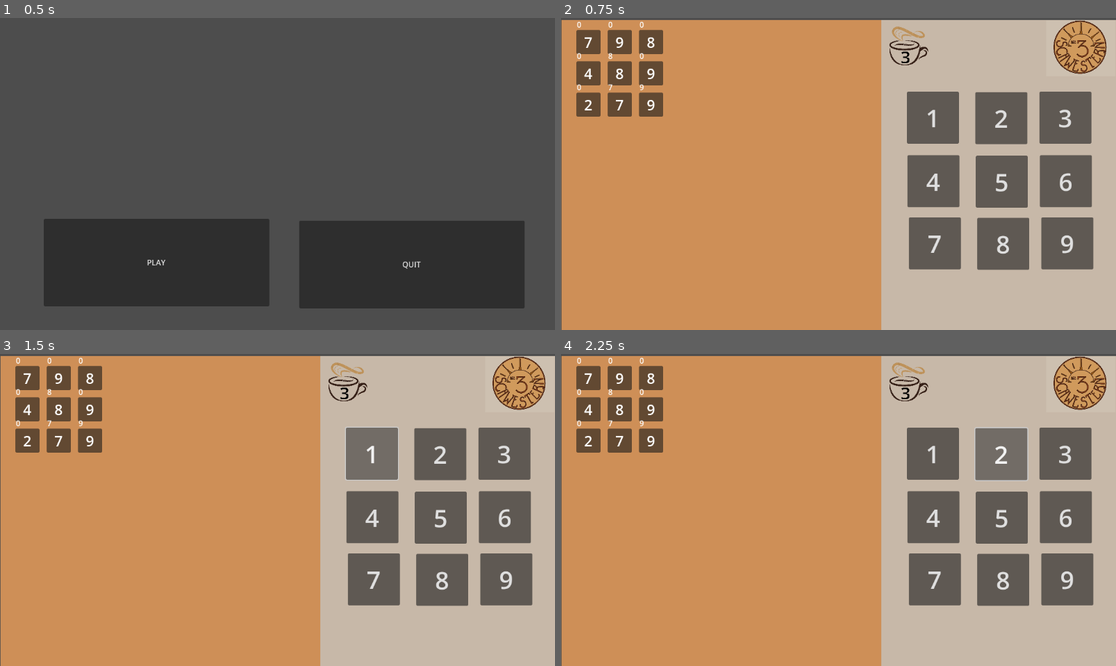
Above: before the commit, frames 1-4 (two rows, left to right).
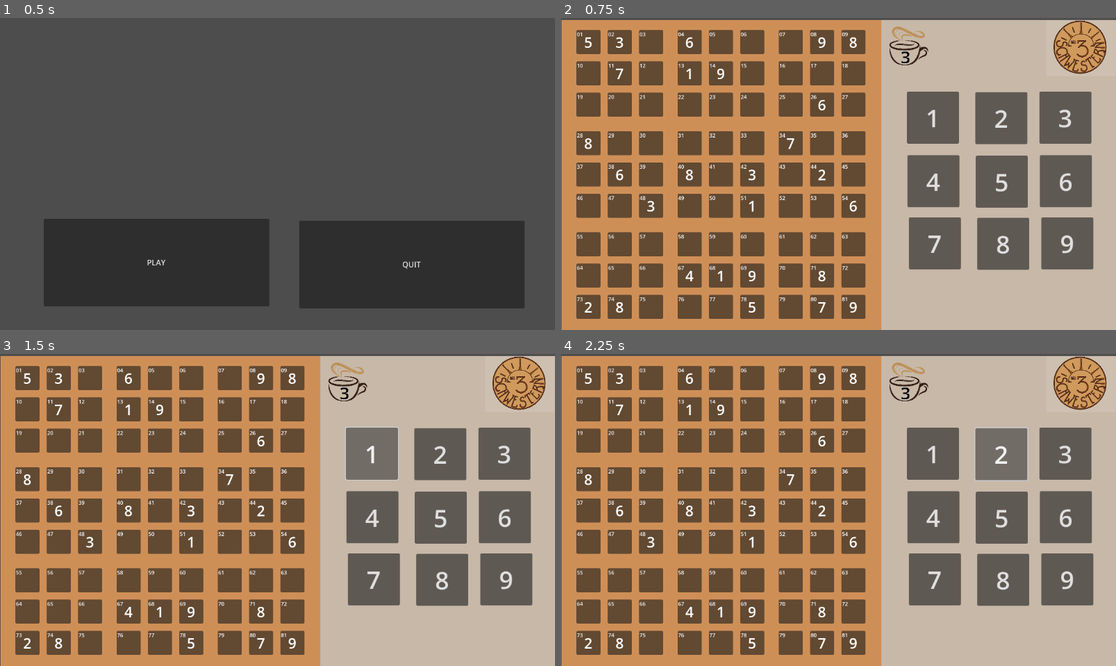
Above: after the commit, the same moments.

Repository: BorkerBrother/Sudoku
Game: Godot game, scene res://main.tscn
The game is run twice, just before and just after one commit, with the same random seed, the same clock (stepped at 60 frames per second) and the same inputs.
Inputs:
- Up to frame 1 (0.5 s): no input
- Up to frame 2 (0.75 s): click "PLAY" at 0.5 s
- Up to frame 3 (1.5 s): click "1" at 1.25 s
- Up to frame 4 (2.25 s): click "2" at 2 s

Frame 1 is identical in both runs. In frame 2, 25% of the frame differs, in the area x 2-55%, y 1-97%; in frame 3, 25%; in frame 4, 25%.

Commit message:
Check Row

Diff:
--- a/Button_Sudoku.gd
+++ b/Button_Sudoku.gd
@@ -21,29 +21,36 @@
 
 	key = Global.key
 
+
+	var button = self.name
+
 	if self.text > "0":
 		print("already set")
 	else:
+		if is_CoordinateProofed(button,key):
 		# ÜBERPRÜFE SUDOKU WERTE FUNKTION
-		self.text = str(key)
+			self.text = str(key)
 
 func set_numbers():
 
 	var gridContainer = $"/root/World/HBoxContainer/VBoxContainer/Quadranten"
 	# // Get Buttons
 	var quadranten = gridContainer.get_children()
+
+	var square1 = ["01","02","03","10","11","12","19","20","21"]
+
+
 	# Quadranten 0-9
+	print("Buttons:")
 	for i in range(0,9):
 		#Buttons 0-9
-		var quadrant = quadranten[0]
-
+		var quadrant = quadranten[i]
 		for j in range (0,9):
 			#PRINT Values
 			var button = quadrant.get_child(j)
-
-
-
-			button.get_node("Label").text = str(Global.sudoku_key[i][j])
+			#button.name = str(Global.sudoku_key[i][j])
+			print(button.name)
+			button.get_node("Label").text = str(button.name)
 
 
 			if Global.sudoku_key[i][j] > "0" :
@@ -52,7 +59,7 @@
 
 #LADE SUDOKU
 func load_sudoku():
-
+	print("Load Sudoku:")
 		# Sudoku-Array initialisieren
 	for i in range(9):
 		var row = []
@@ -78,11 +85,21 @@
 					#print(Global.sudoku_key)
 					break
 
-func is_CoordinateProofed():
+func is_CoordinateProofed(button,key):
 	#schreibe werte in array
 	# if set give back set in row- line or quad
 
-	#Row
+	var y = 0
+	var row1 = ["01","02","03","04","05","06","07","08","09"]
+
+	if row1.has(button):
+		y=0
+
+
+	#Check Row
 	for i in range(0,9):
-		Global.sudoku_key
-	var test=0
+		if Global.sudoku_key[y][i] == str(key):
+			print("Alreday set in Row")
+			return false
+	#test.text ="1"
+	return true
--- a/grid_button.tscn
+++ b/grid_button.tscn
@@ -18,7 +18,9 @@
 [node name="Label" type="Label" parent="."]
 layout_mode = 0
 offset_left = 1.0
-offset_top = -23.0
+offset_top = 1.0
 offset_right = 49.0
+offset_bottom = 24.0
+theme_override_font_sizes/font_size = 11
 
 [connection signal="pressed" from="." to="." method="_on_pressed"]
--- a/world.tscn
+++ b/world.tscn
@@ -142,31 +142,295 @@
 theme_override_constants/v_separation = 15
 columns = 3
 
-[node name="Control" parent="HBoxContainer/VBoxContainer/Quadranten/Quadrant1" instance=ExtResource("11_qgs1k")]
-layout_mode = 2
-
-[node name="Control2" parent="HBoxContainer/VBoxContainer/Quadranten/Quadrant1" instance=ExtResource("11_qgs1k")]
-layout_mode = 2
-
-[node name="Control3" parent="HBoxContainer/VBoxContainer/Quadranten/Quadrant1" instance=ExtResource("11_qgs1k")]
-layout_mode = 2
-
-[node name="Control4" parent="HBoxContainer/VBoxContainer/Quadranten/Quadrant1" instance=ExtResource("11_qgs1k")]
-layout_mode = 2
-
-[node name="Control5" parent="HBoxContainer/VBoxContainer/Quadranten/Quadrant1" instance=ExtResource("11_qgs1k")]
-layout_mode = 2
-
-[node name="Control6" parent="HBoxContainer/VBoxContainer/Quadranten/Quadrant1" instance=ExtResource("11_qgs1k")]
-layout_mode = 2
-
-[node name="Control7" parent="HBoxContainer/VBoxContainer/Quadranten/Quadrant1" instance=ExtResource("11_qgs1k")]
-layout_mode = 2
-
-[node name="Control8" parent="HBoxContainer/VBoxContainer/Quadranten/Quadrant1" instance=ExtResource("11_qgs1k")]
-layout_mode = 2
-
-[node name="Control9" parent="HBoxContainer/VBoxContainer/Quadranten/Quadrant1" instance=ExtResource("11_qgs1k")]
+[node name="01" parent="HBoxContainer/VBoxContainer/Quadranten/Quadrant1" instance=ExtResource("11_qgs1k")]
+layout_mode = 2
+
+[node name="02" parent="HBoxContainer/VBoxContainer/Quadranten/Quadrant1" instance=ExtResource("11_qgs1k")]
+layout_mode = 2
+
+[node name="03" parent="HBoxContainer/VBoxContainer/Quadranten/Quadrant1" instance=ExtResource("11_qgs1k")]
+layout_mode = 2
+
+[node name="10" parent="HBoxContainer/VBoxContainer/Quadranten/Quadrant1" instance=ExtResource("11_qgs1k")]
+layout_mode = 2
+
+[node name="11" parent="HBoxContainer/VBoxContainer/Quadranten/Quadrant1" instance=ExtResource("11_qgs1k")]
+layout_mode = 2
+
+[node name="12" parent="HBoxContainer/VBoxContainer/Quadranten/Quadrant1" instance=ExtResource("11_qgs1k")]
+layout_mode = 2
+
+[node name="19" parent="HBoxContainer/VBoxContainer/Quadranten/Quadrant1" instance=ExtResource("11_qgs1k")]
+layout_mode = 2
+
+[node name="20" parent="HBoxContainer/VBoxContainer/Quadranten/Quadrant1" instance=ExtResource("11_qgs1k")]
+layout_mode = 2
+
+[node name="21" parent="HBoxContainer/VBoxContainer/Quadranten/Quadrant1" instance=ExtResource("11_qgs1k")]
+layout_mode = 2
+
+[node name="Quadrant2" type="GridContainer" parent="HBoxContainer/VBoxContainer/Quadranten"]
+layout_mode = 2
+theme_override_constants/h_separation = 15
+theme_override_constants/v_separation = 15
+columns = 3
+
+[node name="04" parent="HBoxContainer/VBoxContainer/Quadranten/Quadrant2" instance=ExtResource("11_qgs1k")]
+layout_mode = 2
+
+[node name="05" parent="HBoxContainer/VBoxContainer/Quadranten/Quadrant2" instance=ExtResource("11_qgs1k")]
+layout_mode = 2
+
+[node name="06" parent="HBoxContainer/VBoxContainer/Quadranten/Quadrant2" instance=ExtResource("11_qgs1k")]
+layout_mode = 2
+
+[node name="13" parent="HBoxContainer/VBoxContainer/Quadranten/Quadrant2" instance=ExtResource("11_qgs1k")]
+layout_mode = 2
+
+[node name="14" parent="HBoxContainer/VBoxContainer/Quadranten/Quadrant2" instance=ExtResource("11_qgs1k")]
+layout_mode = 2
+
+[node name="15" parent="HBoxContainer/VBoxContainer/Quadranten/Quadrant2" instance=ExtResource("11_qgs1k")]
+layout_mode = 2
+
+[node name="22" parent="HBoxContainer/VBoxContainer/Quadranten/Quadrant2" instance=ExtResource("11_qgs1k")]
+layout_mode = 2
+
+[node name="23" parent="HBoxContainer/VBoxContainer/Quadranten/Quadrant2" instance=ExtResource("11_qgs1k")]
+layout_mode = 2
+
+[node name="24" parent="HBoxContainer/VBoxContainer/Quadranten/Quadrant2" instance=ExtResource("11_qgs1k")]
+layout_mode = 2
+
+[node name="Quadrant3" type="GridContainer" parent="HBoxContainer/VBoxContainer/Quadranten"]
+layout_mode = 2
+theme_override_constants/h_separation = 15
+theme_override_constants/v_separation = 15
+columns = 3
+
+[node name="07" parent="HBoxContainer/VBoxContainer/Quadranten/Quadrant3" instance=ExtResource("11_qgs1k")]
+layout_mode = 2
+
+[node name="08" parent="HBoxContainer/VBoxContainer/Quadranten/Quadrant3" instance=ExtResource("11_qgs1k")]
+layout_mode = 2
+
+[node name="09" parent="HBoxContainer/VBoxContainer/Quadranten/Quadrant3" instance=ExtResource("11_qgs1k")]
+layout_mode = 2
+
+[node name="16" parent="HBoxContainer/VBoxContainer/Quadranten/Quadrant3" instance=ExtResource("11_qgs1k")]
+layout_mode = 2
+
+[node name="17" parent="HBoxContainer/VBoxContainer/Quadranten/Quadrant3" instance=ExtResource("11_qgs1k")]
+layout_mode = 2
+
+[node name="18" parent="HBoxContainer/VBoxContainer/Quadranten/Quadrant3" instance=ExtResource("11_qgs1k")]
+layout_mode = 2
+
+[node name="25" parent="HBoxContainer/VBoxContainer/Quadranten/Quadrant3" instance=ExtResource("11_qgs1k")]
+layout_mode = 2
+
+[node name="26" parent="HBoxContainer/VBoxContainer/Quadranten/Quadrant3" instance=ExtResource("11_qgs1k")]
+layout_mode = 2
+
+[node name="27" parent="HBoxContainer/VBoxContainer/Quadranten/Quadrant3" instance=ExtResource("11_qgs1k")]
+layout_mode = 2
+
+[node name="Quadrant4" type="GridContainer" parent="HBoxContainer/VBoxContainer/Quadranten"]
+layout_mode = 2
+theme_override_constants/h_separation = 15
+theme_override_constants/v_separation = 15
+columns = 3
+
+[node name="28" parent="HBoxContainer/VBoxContainer/Quadranten/Quadrant4" instance=ExtResource("11_qgs1k")]
+layout_mode = 2
+
+[node name="29" parent="HBoxContainer/VBoxContainer/Quadranten/Quadrant4" instance=ExtResource("11_qgs1k")]
+layout_mode = 2
+
+[node name="30" parent="HBoxContainer/VBoxContainer/Quadranten/Quadrant4" instance=ExtResource("11_qgs1k")]
+layout_mode = 2
+
+[node name="37" parent="HBoxContainer/VBoxContainer/Quadranten/Quadrant4" instance=ExtResource("11_qgs1k")]
+layout_mode = 2
+
+[node name="38" parent="HBoxContainer/VBoxContainer/Quadranten/Quadrant4" instance=ExtResource("11_qgs1k")]
+layout_mode = 2
+
+[node name="39" parent="HBoxContainer/VBoxContainer/Quadranten/Quadrant4" instance=ExtResource("11_qgs1k")]
+layout_mode = 2
+
+[node name="46" parent="HBoxContainer/VBoxContainer/Quadranten/Quadrant4" instance=ExtResource("11_qgs1k")]
+layout_mode = 2
+
+[node name="47" parent="HBoxContainer/VBoxContainer/Quadranten/Quadrant4" instance=ExtResource("11_qgs1k")]
+layout_mode = 2
+
+[node name="48" parent="HBoxContainer/VBoxContainer/Quadranten/Quadrant4" instance=ExtResource("11_qgs1k")]
+layout_mode = 2
+
+[node name="Quadrant5" type="GridContainer" parent="HBoxContainer/VBoxContainer/Quadranten"]
+layout_mode = 2
+theme_override_constants/h_separation = 15
+theme_override_constants/v_separation = 15
+columns = 3
+
+[node name="31" parent="HBoxContainer/VBoxContainer/Quadranten/Quadrant5" instance=ExtResource("11_qgs1k")]
+layout_mode = 2
+
+[node name="32" parent="HBoxContainer/VBoxContainer/Quadranten/Quadrant5" instance=ExtResource("11_qgs1k")]
+layout_mode = 2
+
+[node name="33" parent="HBoxContainer/VBoxContainer/Quadranten/Quadrant5" instance=ExtResource("11_qgs1k")]
+layout_mode = 2
+
+[node name="40" parent="HBoxContainer/VBoxContainer/Quadranten/Quadrant5" instance=ExtResource("11_qgs1k")]
+layout_mode = 2
+
+[node name="41" parent="HBoxContainer/VBoxContainer/Quadranten/Quadrant5" instance=ExtResource("11_qgs1k")]
+layout_mode = 2
+
+[node name="42" parent="HBoxContainer/VBoxContainer/Quadranten/Quadrant5" instance=ExtResource("11_qgs1k")]
+layout_mode = 2
+
+[node name="49" parent="HBoxContainer/VBoxContainer/Quadranten/Quadrant5" instance=ExtResource("11_qgs1k")]
+layout_mode = 2
+
+[node name="50" parent="HBoxContainer/VBoxContainer/Quadranten/Quadrant5" instance=ExtResource("11_qgs1k")]
+layout_mode = 2
+
+[node name="51" parent="HBoxContainer/VBoxContainer/Quadranten/Quadrant5" instance=ExtResource("11_qgs1k")]
+layout_mode = 2
+
+[node name="Quadrant6" type="GridContainer" parent="HBoxContainer/VBoxContainer/Quadranten"]
+layout_mode = 2
+theme_override_constants/h_separation = 15
+theme_override_constants/v_separation = 15
+columns = 3
+
+[node name="34" parent="HBoxContainer/VBoxContainer/Quadranten/Quadrant6" instance=ExtResource("11_qgs1k")]
+layout_mode = 2
+
+[node name="35" parent="HBoxContainer/VBoxContainer/Quadranten/Quadrant6" instance=ExtResource("11_qgs1k")]
+layout_mode = 2
+
+[node name="36" parent="HBoxContainer/VBoxContainer/Quadranten/Quadrant6" instance=ExtResource("11_qgs1k")]
+layout_mode = 2
+
+[node name="43" parent="HBoxContainer/VBoxContainer/Quadranten/Quadrant6" instance=ExtResource("11_qgs1k")]
+layout_mode = 2
+
+[node name="44" parent="HBoxContainer/VBoxContainer/Quadranten/Quadrant6" instance=ExtResource("11_qgs1k")]
+layout_mode = 2
+
+[node name="45" parent="HBoxContainer/VBoxContainer/Quadranten/Quadrant6" instance=ExtResource("11_qgs1k")]
+layout_mode = 2
+
+[node name="52" parent="HBoxContainer/VBoxContainer/Quadranten/Quadrant6" instance=ExtResource("11_qgs1k")]
+layout_mode = 2
+
+[node name="53" parent="HBoxContainer/VBoxContainer/Quadranten/Quadrant6" instance=ExtResource("11_qgs1k")]
+layout_mode = 2
+
+[node name="54" parent="HBoxContainer/VBoxContainer/Quadranten/Quadrant6" instance=ExtResource("11_qgs1k")]
+layout_mode = 2
+
+[node name="Quadrant7" type="GridContainer" parent="HBoxContainer/VBoxContainer/Quadranten"]
+layout_mode = 2
+theme_override_constants/h_separation = 15
+theme_override_constants/v_separation = 15
+columns = 3
+
+[node name="55" parent="HBoxContainer/VBoxContainer/Quadranten/Quadrant7" instance=ExtResource("11_qgs1k")]
+layout_mode = 2
+
+[node name="56" parent="HBoxContainer/VBoxContainer/Quadranten/Quadrant7" instance=ExtResource("11_qgs1k")]
+layout_mode = 2
+
+[node name="57" parent="HBoxContainer/VBoxContainer/Quadranten/Quadrant7" instance=ExtResource("11_qgs1k")]
+layout_mode = 2
+
+[node name="64" parent="HBoxContainer/VBoxContainer/Quadranten/Quadrant7" instance=ExtResource("11_qgs1k")]
+layout_mode = 2
+
+[node name="65" parent="HBoxContainer/VBoxContainer/Quadranten/Quadrant7" instance=ExtResource("11_qgs1k")]
+layout_mode = 2
+
+[node name="66" parent="HBoxContainer/VBoxContainer/Quadranten/Quadrant7" instance=ExtResource("11_qgs1k")]
+layout_mode = 2
+
+[node name="73" parent="HBoxContainer/VBoxContainer/Quadranten/Quadrant7" instance=ExtResource("11_qgs1k")]
+layout_mode = 2
+
+[node name="74" parent="HBoxContainer/VBoxContainer/Quadranten/Quadrant7" instance=ExtResource("11_qgs1k")]
+layout_mode = 2
+
+[node name="75" parent="HBoxContainer/VBoxContainer/Quadranten/Quadrant7" instance=ExtResource("11_qgs1k")]
+layout_mode = 2
+
+[node name="Quadrant8" type="GridContainer" parent="HBoxContainer/VBoxContainer/Quadranten"]
+layout_mode = 2
+theme_override_constants/h_separation = 15
+theme_override_constants/v_separation = 15
+columns = 3
+
+[node name="58" parent="HBoxContainer/VBoxContainer/Quadranten/Quadrant8" instance=ExtResource("11_qgs1k")]
+layout_mode = 2
+
+[node name="59" parent="HBoxContainer/VBoxContainer/Quadranten/Quadrant8" instance=ExtResource("11_qgs1k")]
+layout_mode = 2
+
+[node name="60" parent="HBoxContainer/VBoxContainer/Quadranten/Quadrant8" instance=ExtResource("11_qgs1k")]
+layout_mode = 2
+
+[node name="67" parent="HBoxContainer/VBoxContainer/Quadranten/Quadrant8" instance=ExtResource("11_qgs1k")]
+layout_mode = 2
+
+[node name="68" parent="HBoxContainer/VBoxContainer/Quadranten/Quadrant8" instance=ExtResource("11_qgs1k")]
+layout_mode = 2
+
+[node name="69" parent="HBoxContainer/VBoxContainer/Quadranten/Quadrant8" instance=ExtResource("11_qgs1k")]
+layout_mode = 2
+
+[node name="76" parent="HBoxContainer/VBoxContainer/Quadranten/Quadrant8" instance=ExtResource("11_qgs1k")]
+layout_mode = 2
+
+[node name="77" parent="HBoxContainer/VBoxContainer/Quadranten/Quadrant8" instance=ExtResource("11_qgs1k")]
+layout_mode = 2
+
+[node name="78" parent="HBoxContainer/VBoxContainer/Quadranten/Quadrant8" instance=ExtResource("11_qgs1k")]
+layout_mode = 2
+
+[node name="Quadrant9" type="GridContainer" parent="HBoxContainer/VBoxContainer/Quadranten"]
+layout_mode = 2
+theme_override_constants/h_separation = 15
+theme_override_constants/v_separation = 15
+columns = 3
+
+[node name="61" parent="HBoxContainer/VBoxContainer/Quadranten/Quadrant9" instance=ExtResource("11_qgs1k")]
+layout_mode = 2
+
+[node name="62" parent="HBoxContainer/VBoxContainer/Quadranten/Quadrant9" instance=ExtResource("11_qgs1k")]
+layout_mode = 2
+
+[node name="63" parent="HBoxContainer/VBoxContainer/Quadranten/Quadrant9" instance=ExtResource("11_qgs1k")]
+layout_mode = 2
+
+[node name="70" parent="HBoxContainer/VBoxContainer/Quadranten/Quadrant9" instance=ExtResource("11_qgs1k")]
+layout_mode = 2
+
+[node name="71" parent="HBoxContainer/VBoxContainer/Quadranten/Quadrant9" instance=ExtResource("11_qgs1k")]
+layout_mode = 2
+
+[node name="72" parent="HBoxContainer/VBoxContainer/Quadranten/Quadrant9" instance=ExtResource("11_qgs1k")]
+layout_mode = 2
+
+[node name="79" parent="HBoxContainer/VBoxContainer/Quadranten/Quadrant9" instance=ExtResource("11_qgs1k")]
+layout_mode = 2
+
+[node name="80" parent="HBoxContainer/VBoxContainer/Quadranten/Quadrant9" instance=ExtResource("11_qgs1k")]
+layout_mode = 2
+
+[node name="81" parent="HBoxContainer/VBoxContainer/Quadranten/Quadrant9" instance=ExtResource("11_qgs1k")]
 layout_mode = 2
 
 [node name="3Schwestern" type="Sprite2D" parent="."]
